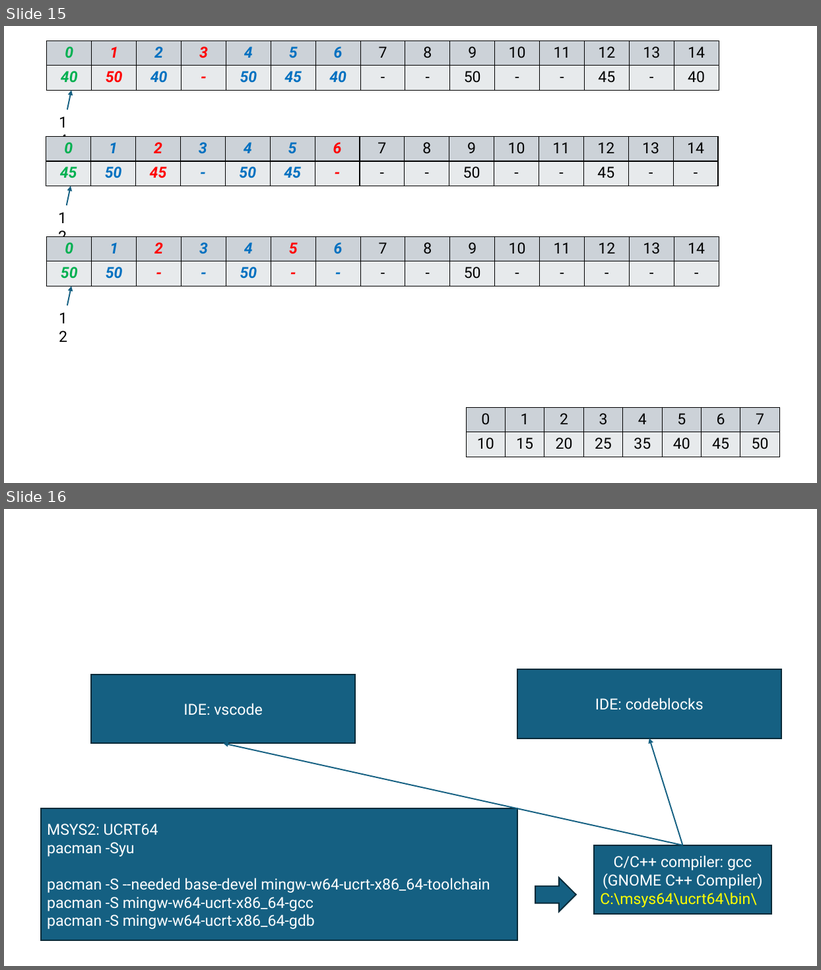
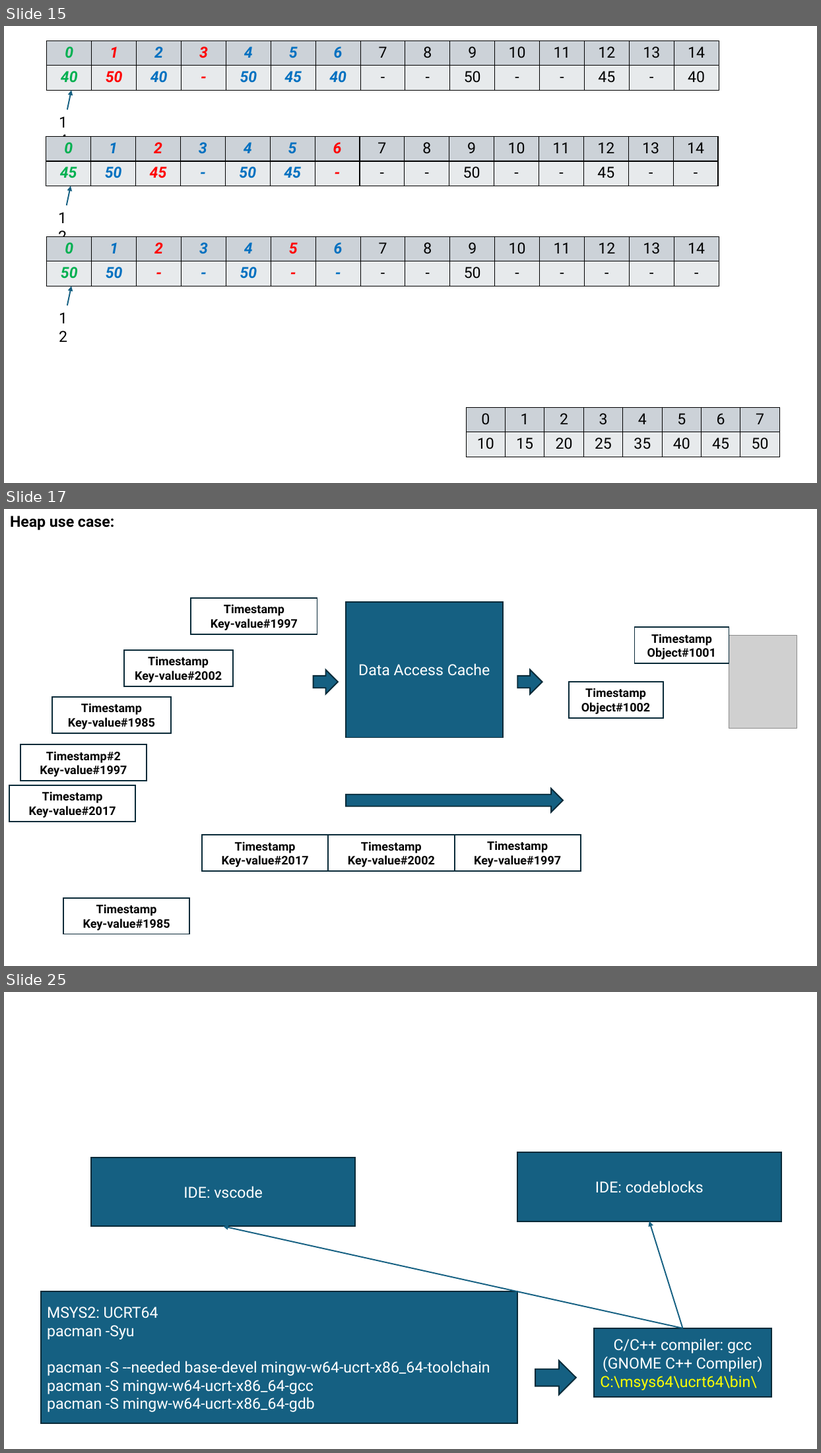
Before and after one commit to mo-mosverkstad/my_data_structure, a slide deck: ppt/dataStructure.pptx. Shown one above the other, each under a label of ours: slides 15 and 16 before the commit, slides 15, 17 and 25 after it; the slides between them are not shown. The pictures are 821x970 and 821x1453 pixels, drawn with LibreOffice and Linux fonts; fonts in the diff are those of the drawing; grey boxes stand for pictures. Boxes give left, top, right and bottom in pixels: in the first picture for what was removed or moved away, otherwise in the second. Text is boxed around its words. In the diff, an @@ line names an element or a change of style, - is before the commit and + after.

Commit message:
Add heap in the slides
Add heap in the slides

```diff
--- a/ppt/dataStructure.pptx
+++ b/ppt/dataStructure.pptx
@@ slide 17 added at (4, 509, 817, 966), background #FFFFFF @@
@@ text added at (10, 516, 114, 530), 18 pt, text #000000, bold @@
+Heap use case:
@@ rectangle added at (191, 598, 318, 634), outline #092A39 1.5 pt, 14 pt, text #000000, bold @@
+Timestamp
+Key-value#1997
@@ rectangle added at (346, 601, 503, 738), fill #156082, outline #092A39 1.5 pt, 18 pt, text #FFFFFF @@
+Data Access Cache
@@ rectangle added at (635, 627, 729, 664), outline #092A39 1.5 pt, 14 pt, text #000000, bold @@
+Timestamp
+Object#1001
@@ picture added at (729, 635, 797, 728) @@
@@ rectangle added at (124, 650, 234, 687), outline #092A39 1.5 pt, 14 pt, text #000000, bold @@
+Timestamp
+Key-value#2002
@@ right arrow added at (314, 670, 338, 694), fill #156082, outline #092A39 1.5 pt @@
@@ right arrow added at (517, 670, 542, 694), fill #156082, outline #092A39 1.5 pt @@
@@ rectangle added at (569, 682, 663, 719), outline #092A39 1.5 pt, 14 pt, text #000000, bold @@
+Timestamp
+Object#1002
@@ rectangle added at (52, 697, 171, 733), outline #092A39 1.5 pt, 14 pt, text #000000, bold @@
+Timestamp
+Key-value#1985
@@ rectangle added at (20, 745, 147, 782), outline #092A39 1.5 pt, 14 pt, text #000000, bold @@
+Timestamp#2
+Key-value#1997
@@ rectangle added at (9, 786, 136, 822), outline #092A39 1.5 pt, 14 pt, text #000000, bold @@
+Timestamp
+Key-value#2017
@@ right arrow added at (346, 789, 564, 813), fill #156082, outline #092A39 1.5 pt @@
@@ rectangle added at (202, 835, 329, 872), outline #092A39 1.5 pt, 14 pt, text #000000, bold @@
+Timestamp
+Key-value#2017
@@ rectangle added at (329, 835, 455, 872), outline #092A39 1.5 pt, 14 pt, text #000000, bold @@
+Timestamp
+Key-value#2002
@@ rectangle added at (455, 835, 581, 872), outline #092A39 1.5 pt, 14 pt, text #000000, bold @@
+Timestamp
+Key-value#1997
@@ rectangle added at (64, 898, 190, 935), outline #092A39 1.5 pt, 14 pt, text #000000, bold @@
+Timestamp
+Key-value#1985
@@ what was slide 16 is now slide 25 @@
```
Also in this commit, not shown: 1 slide changed, 8 other slides added.
